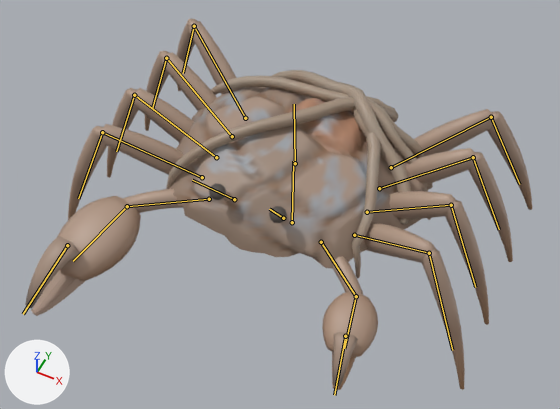
What one commit did to the glTF model assets/creatures/root_crab/root_crab.glb.
One viewpoint serves both versions: a camera (50 mm lens) standing at (0.99, -2.11, 2.73) and looking at (0.02, -0.17, 0.3). Lighting does not change. The marker at lower left points along +X, +Y and +Z. The older version comes first. Both versions are drawn at frame 2 of the action 'hit_b'; the numbers are the values there. The bones that bend it are drawn over the model as lines.

The first picture shows 'root_crab'.
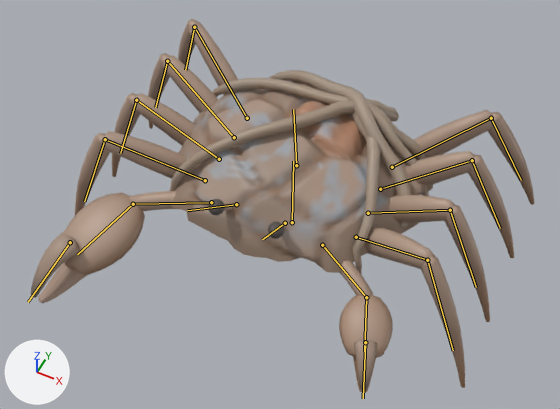
Where the change shows, as pixel boxes [x1, y1, x2, y2] in the pictures (560 x 409 px):
'root_crab', posed
    before: [25, 19, 532, 390]
    after: [31, 19, 534, 392]
bone 'body', root to tip
    before: (295, 163) to (294, 104)
    after: (296, 165) to (293, 109)
bone 'eye_l', root to tip
    before: (283, 218) to (269, 209)
    after: (285, 223) to (262, 239)
bone 'eye_r', root to tip
    before: (234, 199) to (192, 180)
    after: (236, 204) to (187, 210)
bone 'crusher_arm', root to tip
    before: (209, 199) to (127, 206)
    after: (211, 202) to (133, 204)
bone 'cutter_arm', root to tip
    before: (321, 242) to (356, 296)
    after: (322, 245) to (366, 297)

What changed in the scene script:
```text
Change bone_body:
    where bone_body = bpy.data.objects['Armature'].pose.bones['body']  # child of 'root'
    bone_body.location: (0.0, -0.034, -0.02) -> (0.0, -0.059, -0.035)
    bone_body.rotation_quaternion: (0.999, 0.035, 0.0, 0.0) -> (0.998, 0.061, 0.0, 0.0)  # degrees (4, 0, 0) -> degrees (7, 0, 0)
Change bone_eye_l:
    where bone_eye_l = bpy.data.objects['Armature'].pose.bones['eye_l']  # child of 'body'
    bone_eye_l.rotation_quaternion: (0.987, 0.143, 0.019, -0.024) -> (0.967, 0.248, 0.032, -0.042)  # degrees (16, 3, -2) -> degrees (29, 5, -4)
Change bone_eye_r:
    where bone_eye_r = bpy.data.objects['Armature'].pose.bones['eye_r']  # child of 'body'
    bone_eye_r.rotation_quaternion: (0.987, 0.143, -0.019, 0.024) -> (0.967, 0.248, -0.032, 0.042)  # degrees (16, -3, 2) -> degrees (29, -5, 4)
Change bone_crusher_arm:
    where bone_crusher_arm = bpy.data.objects['Armature'].pose.bones['crusher_arm']  # child of 'body'
    bone_crusher_arm.rotation_quaternion: (0.991, -0.073, -0.048, -0.084) -> (0.977, -0.13, -0.078, -0.144)  # degrees (-8, -6, -9) -> degrees (-14, -11, -15)
Change bone_cutter_arm:
    where bone_cutter_arm = bpy.data.objects['Armature'].pose.bones['cutter_arm']  # child of 'body'
    bone_cutter_arm.rotation_quaternion: (0.991, -0.083, 0.045, 0.075) -> (0.977, -0.148, 0.073, 0.128)  # degrees (-9, 6, 8) -> degrees (-16, 10, 14)
```
